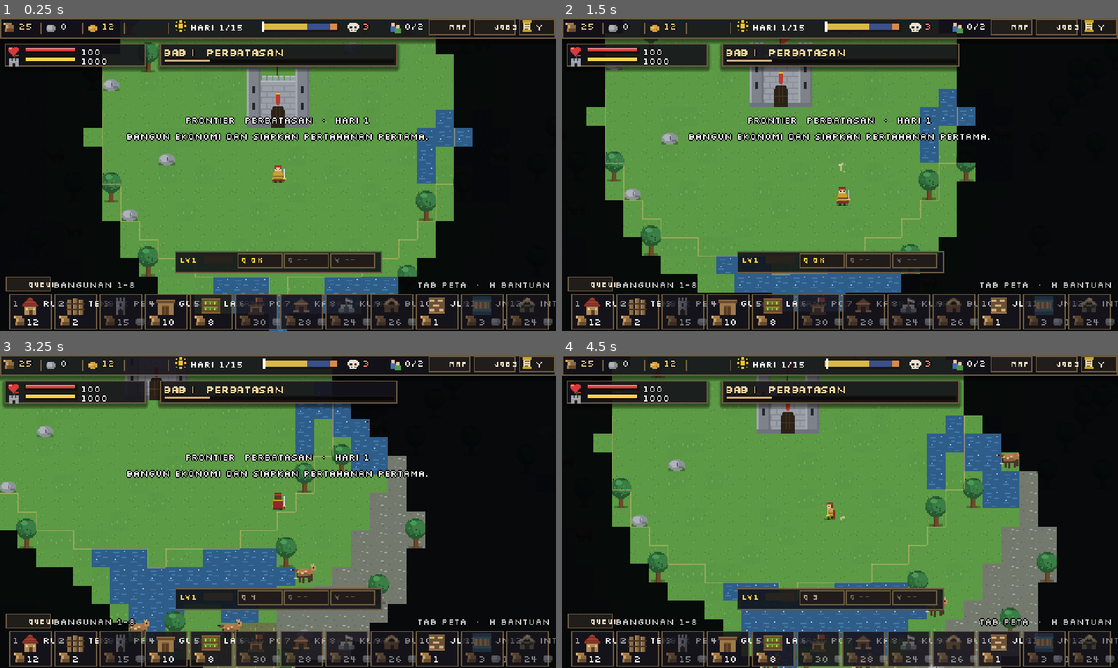
Above: before the commit, frames 1-4 (two rows, left to right).
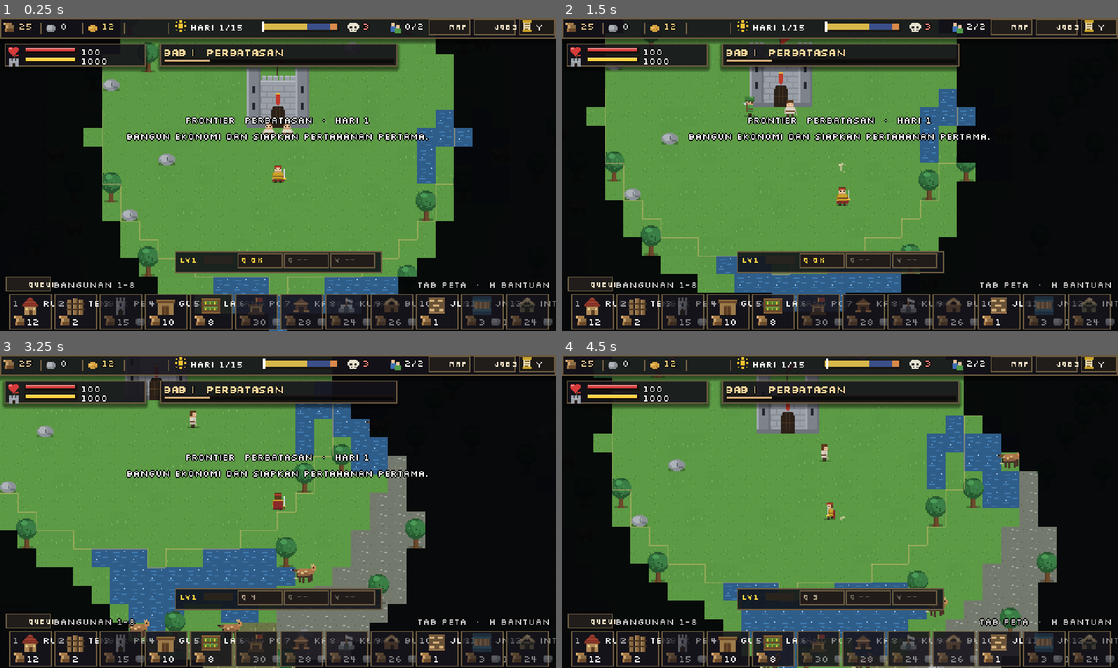
Above: after the commit, the same moments.

Repository: shimleabyte/hold-the-keep
Game: Godot game, scene res://scenes/main.tscn
The game is run twice, just before and just after one commit, with the same random seed, the same clock (stepped at 60 frames per second) and the same inputs.
Inputs (mouse positions are in pixels of both pictures, inside the frame that each line leads up to):
- Up to frame 1 (0.25 s): no input
- Up to frame 2 (1.5 s): tap Enter at 0.5 s; move the mouse to (962, 158) at 0.52 s; hold D (move_right) 0.53-1.28 s; tap C (ability_cleave) at 0.6 s; click (962, 158) at 0.67 s; tap Space at 0.77 s; move the mouse to (728, 190) at 1.27 s; hold S (move_down) from 1.28 s (still down); tap Q (ability_dash) at 1.35 s
- Up to frame 3 (3.25 s): tap Space at 1.52, 3.02 s; move the mouse to (333, 442) at 2.02 s; release S (move_down) at 2.03 s; hold D (move_right) 2.03-2.78 s; tap V (ability_rally) at 2.1 s; move the mouse to (250, 574) at 2.77 s; hold W (move_up) from 2.78 s (still down); tap F (attack) at 2.85 s; click (250, 574) at 2.92 s
- Up to frame 4 (4.5 s): move the mouse to (1006, 558) at 3.52 s; release W (move_up) at 3.53 s; hold E (interact) 3.53-4.28 s; hold A (move_left) from 3.53 s (still down); tap Space at 3.77 s; move the mouse to (673, 464) at 4.27 s; tap Shift (sprint) at 4.35 s

The runs differ from the first frame. In frame 1, 0.1% of the frame differs, in the area x 47-53%, y 33-39%; in frame 2, 0.2%, in the area x 32-74%, y 1-32%; in frame 3, less than 0.1%; in frame 4, less than 0.1%.
Error before the commit: Parse Error: Cannot infer the type of "equipped" variable because the value doesn't have a set type. (res://scripts/entities/villager.gd:569)

Commit message:
Type Blacksmith equipment result explicitly for Godot 4.7

Diff:
--- a/scripts/entities/villager.gd
+++ b/scripts/entities/villager.gd
@@ -566,7 +566,7 @@
                 _decide_t = 4.0
                 Events.build_feedback.emit("Bahan tempa tidak cukup")
                 return
-            var equipped := target.equip_weapon() if recipe == "weapon" else target.equip_armor()
+            var equipped: bool = target.equip_weapon() if recipe == "weapon" else target.equip_armor()
             if equipped:
                 Events.build_feedback.emit("Senjata besi selesai: damage prajurit +20%" if recipe == "weapon"
                     else "Zirah besi selesai: HP maksimum prajurit +20%")
